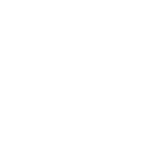
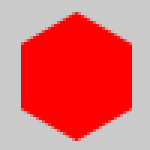
Before/after of a 150 x 150 layered artwork. What changed in the layer stack:
showed "NO" over [21, 12, 132, 141]
added layer "Layer 1" above "9" over [0, 0, 150, 150]
